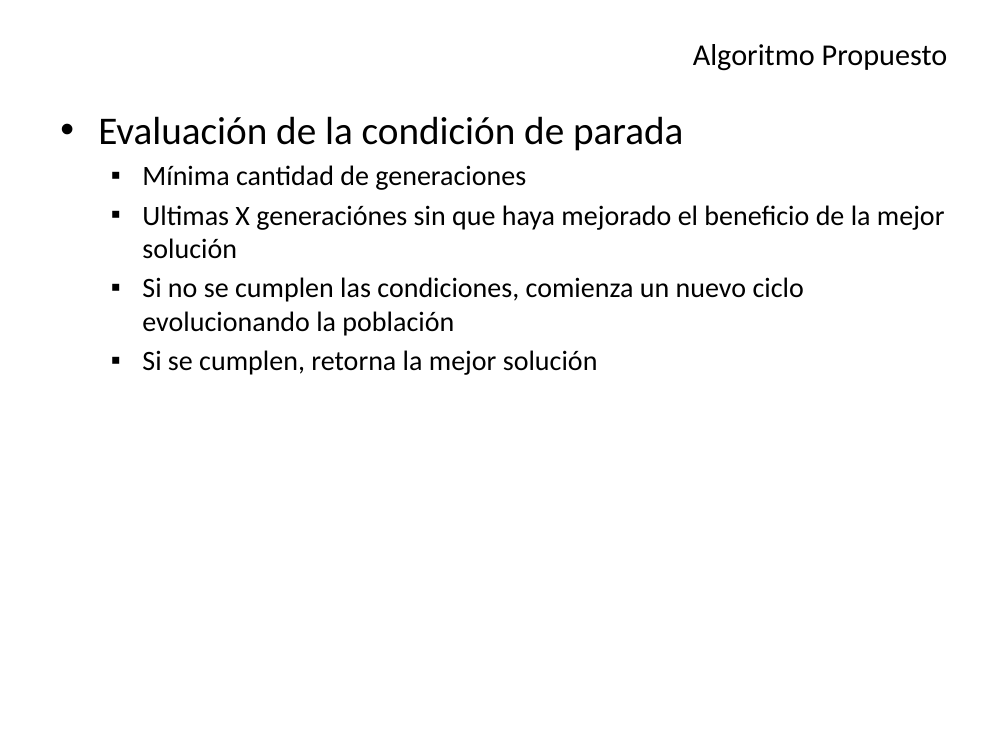
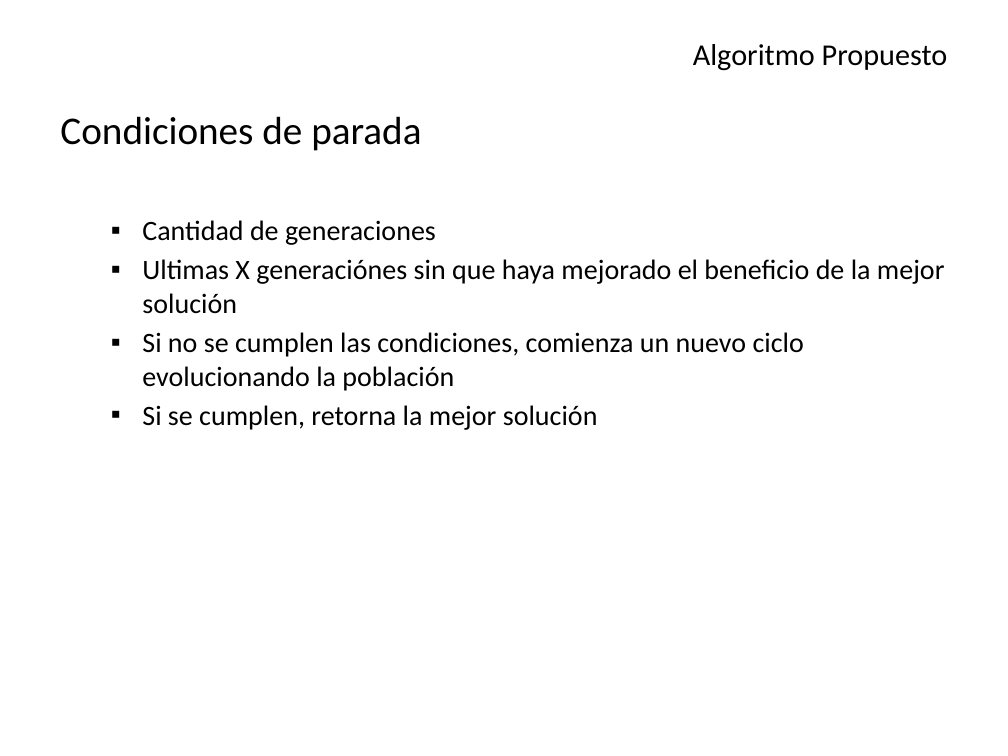
Before and after one commit to Aleitox/TopBrkga, a slide deck: slide 13 of TesisPaper/Defensa/Biased Random Key Genetic Algorithm.pptx. Drawn at 1008x756 pixels with LibreOffice and Linux fonts; fonts in the diff are those of the drawing. Boxes give left, top, right and bottom in pixels: in the first picture for what was removed or moved away, otherwise in the second. Text is boxed around its words. In the diff, an @@ line names an element or a change of style, - is before the commit and + after.

```diff
--- a/TesisPaper/Defensa/Biased Random Key Genetic Algorithm.pptx
+++ b/TesisPaper/Defensa/Biased Random Key Genetic Algorithm.pptx
@@ text at [60, 116, 436, 245]: text changed; size 28 to 20 pt @@
-• Evaluación de la condición de parada
-  ▪ Mínima cantidad de generaciones
+Condiciones de parada
+  ▪ Cantidad de generaciones
```
Also in this commit, not shown: 16 other slides changed, 31 other files.
